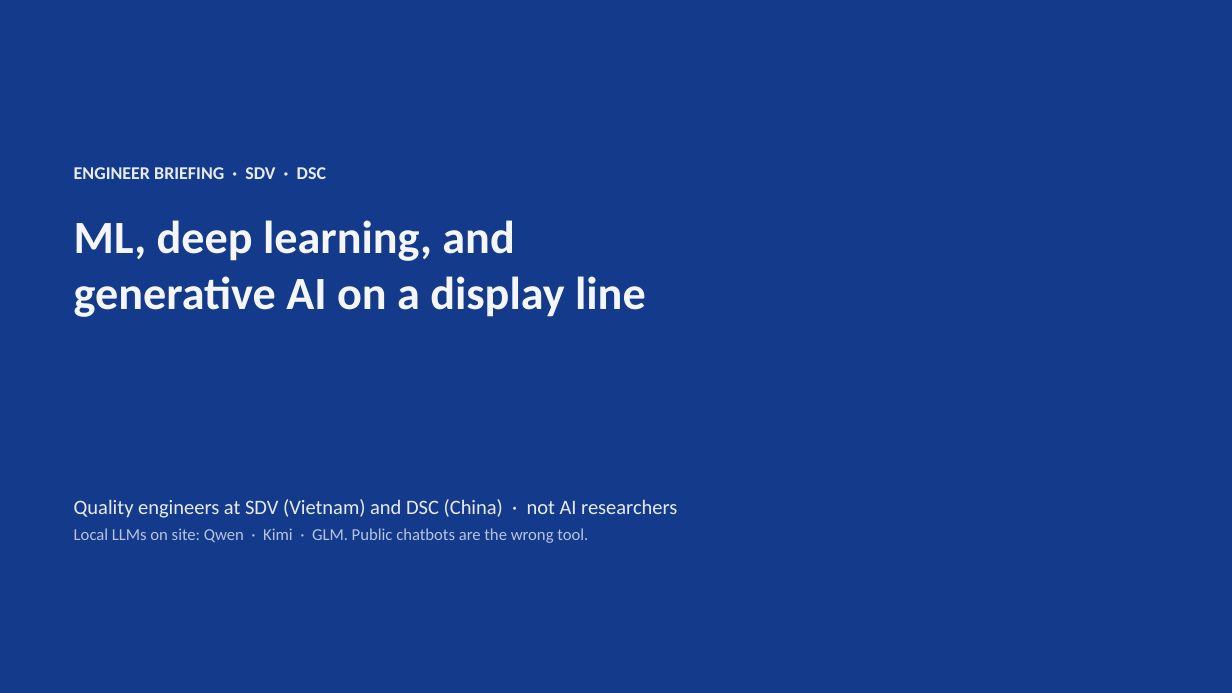
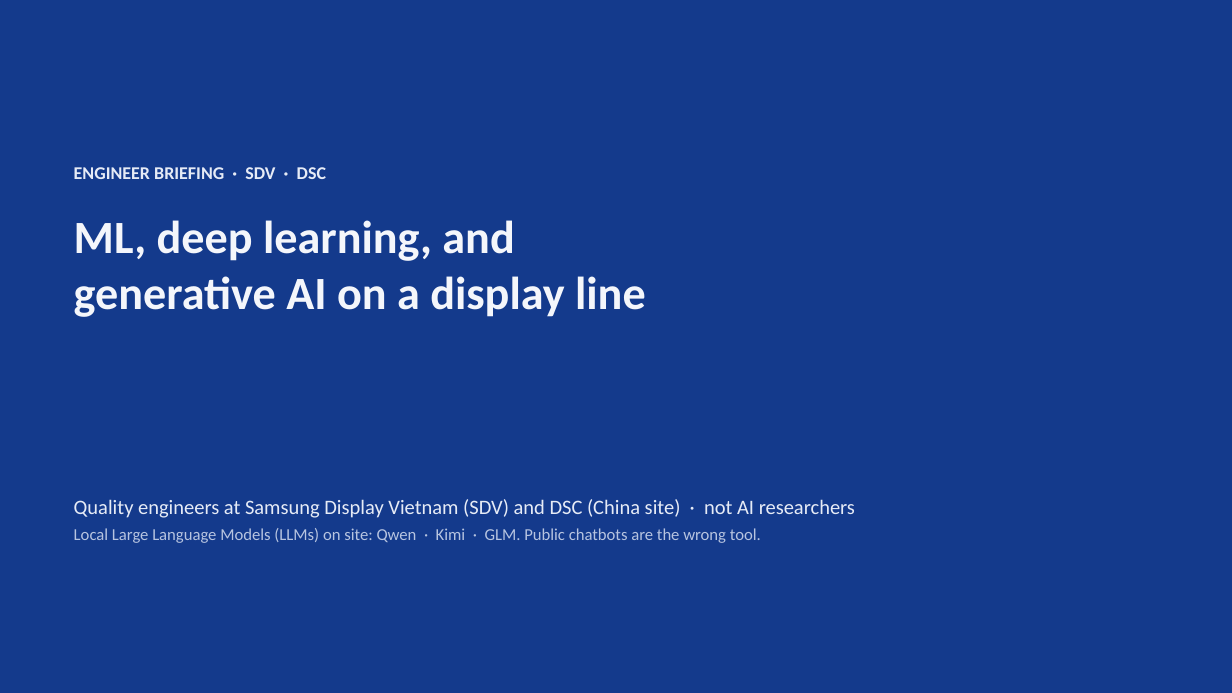
Before and after one commit to beyondlatent/welcome, a slide deck: slide 1 of Display-AI-Briefing-SDV-DSC.pptx. Drawn at 1232x693 pixels with LibreOffice and Linux fonts; fonts in the diff are those of the drawing. Boxes give left, top, right and bottom in pixels: in the first picture for what was removed or moved away, otherwise in the second. Text is boxed around its words. In the diff, an @@ line names an element or a change of style, - is before the commit and + after.

```diff
--- a/Display-AI-Briefing-SDV-DSC.pptx
+++ b/Display-AI-Briefing-SDV-DSC.pptx
@@ text at <box>74,499,855,543</box>: text changed; size 16 to 13 pt; text colour #E6EBF6 to #B7C4E0 @@
-Quality engineers at SDV (Vietnam) and DSC (China) · not AI researchers
-Local LLMs on site: Qwen · Kimi · GLM. Public chatbots are the wrong tool.
+Quality engineers at Samsung Display Vietnam (SDV) and DSC (China site) · not AI researchers
+Local Large Language Models (LLMs) on site: Qwen · Kimi · GLM. Public chatbots are the wrong tool.
```
Also in this commit, not shown: 35 other slides changed, 2 slides added, 1 slide removed, 2 other files.
